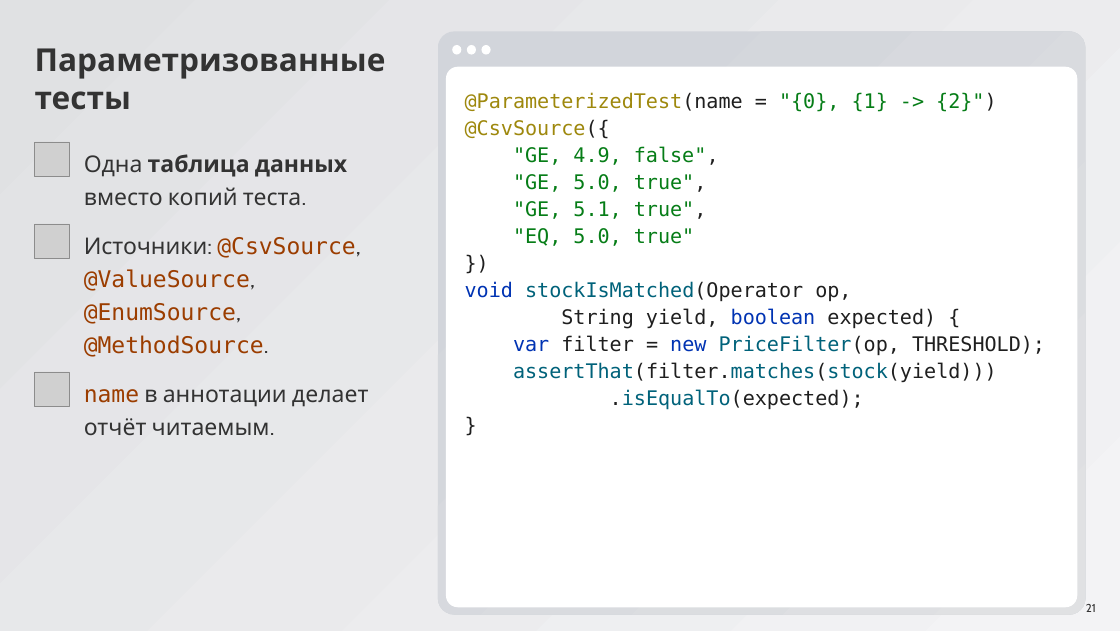
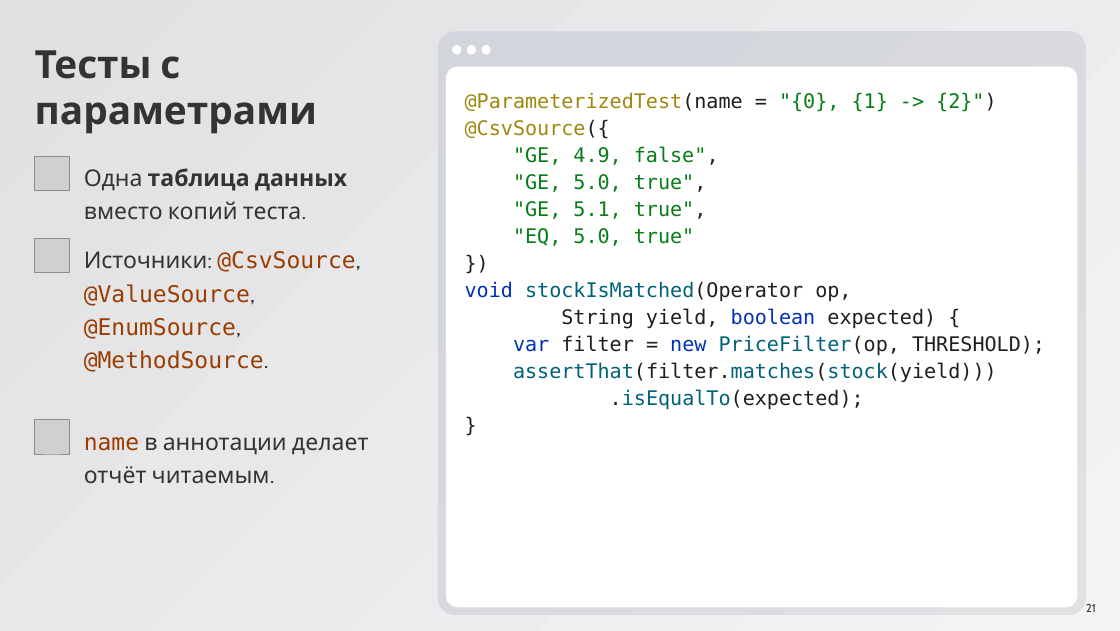
Before and after one commit to ArthurAipov/market-pulse-innopolis, a slide deck: slide 21 of advanced/docs/seminar8/Семинар 8.pptx. Drawn at 1120x631 pixels with LibreOffice and Linux fonts; fonts in the diff are those of the drawing; grey boxes stand for pictures. Boxes give left, top, right and bottom in pixels: in the first picture for what was removed or moved away, otherwise in the second. Text is boxed around its words. In the diff, an @@ line names an element or a change of style, - is before the commit and + after.

```diff
--- a/advanced/docs/seminar8/Семинар 8.pptx
+++ b/advanced/docs/seminar8/Семинар 8.pptx
@@ text at (x1=35, y1=50, x2=317, y2=134): text changed; size 44 to 54 pt @@
-Параметризованные тесты
+Тесты с параметрами
@@ 2 pictures, 1 text moved together from (x1=35, y1=142, x2=347, y2=259) to (x1=35, y1=156, x2=347, y2=273) @@
@@ text "Источники: @CsvSource, @ValueSource, @EnumSource, @MethodSou ..." moved from (x1=84, y1=237, x2=361, y2=357) to (x1=84, y1=251, x2=361, y2=372) @@
@@ picture moved from (x1=35, y1=372, x2=69, y2=407) to (x1=35, y1=420, x2=69, y2=454) @@
@@ text "name в аннотации делает отчёт ..." moved from (x1=84, y1=389, x2=369, y2=435) to (x1=84, y1=437, x2=369, y2=483) @@
```
Also in this commit, not shown: 30 other slides changed.
